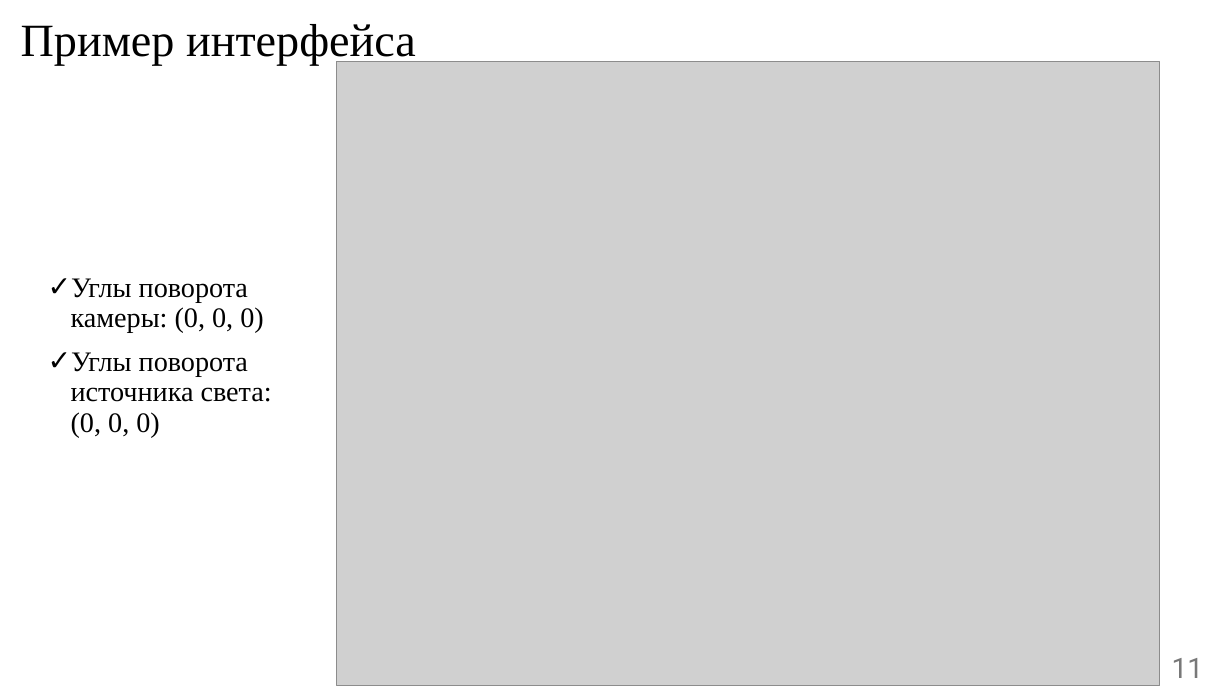
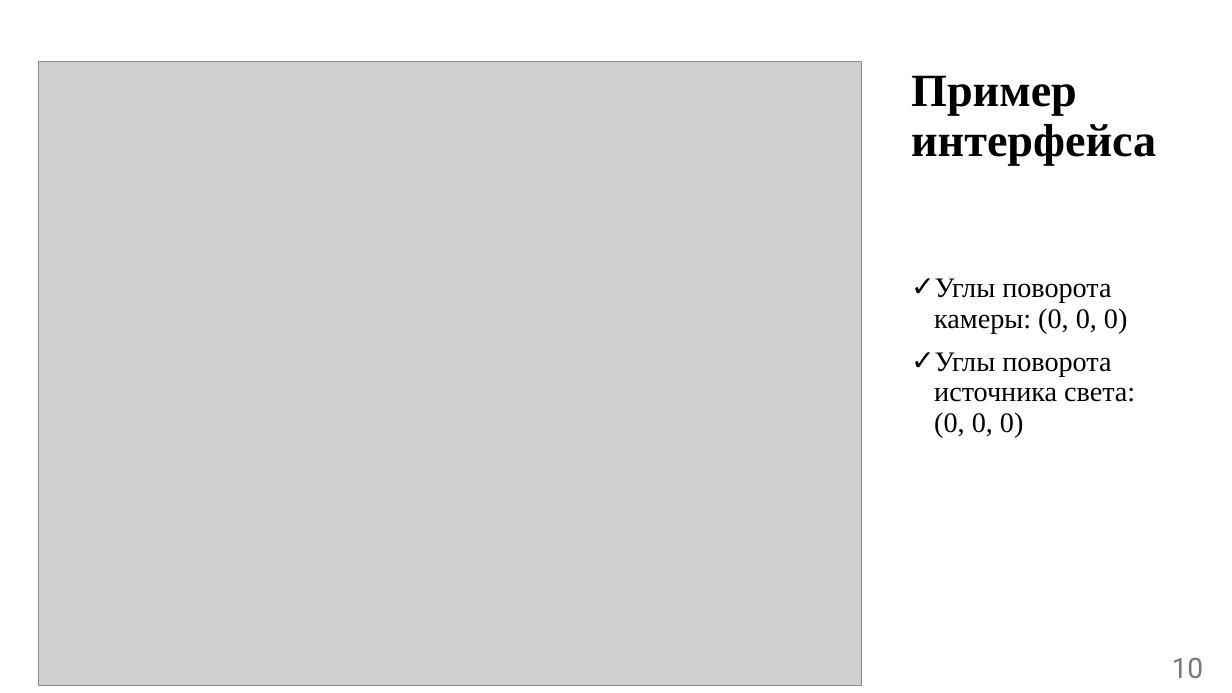
Before and after one commit to Lesa-yps/KYRSACH_CG_5_sem_BMSTU, a slide deck: slide 10 of presentation/ИУ7-55Б-Талышева-Олеся-презентация-КГ.pptx (slide 11 before the commit). Drawn at 1232x693 pixels with LibreOffice and Linux fonts; fonts in the diff are those of the drawing; grey boxes stand for pictures. Boxes give left, top, right and bottom in pixels: in the first picture for what was removed or moved away, otherwise in the second. Text is boxed around its words. In the diff, an @@ line names an element or a change of style, - is before the commit and + after.

```diff
--- a/presentation/ИУ7-55Б-Талышева-Олеся-презентация-КГ.pptx
+++ b/presentation/ИУ7-55Б-Талышева-Олеся-презентация-КГ.pptx
@@ title "Пример интерфейса": place and size @@
-title "Пример интерфейса" at bbox=[21, 24, 416, 65]
+title "Пример интерфейса" at bbox=[911, 75, 1156, 165]
@@ title "Пример интерфейса" at bbox=[911, 75, 1156, 165]: bold on @@
@@ picture: place and size @@
-picture at bbox=[337, 61, 1161, 686]
+picture at bbox=[39, 61, 861, 686]
@@ text "Углы поворота камеры: (0, 0, ...": place and size @@
-text "Углы поворота камеры: (0, 0, ..." at bbox=[71, 278, 272, 437]
+text "Углы поворота камеры: (0, 0, ..." at bbox=[934, 278, 1135, 437]
@@ page number at bbox=[1172, 657, 1204, 678]: text changed @@
-11
+10
```
Also in this commit, not shown: 11 other slides changed, 1 slide added, 4 slides removed, 32 other files.
